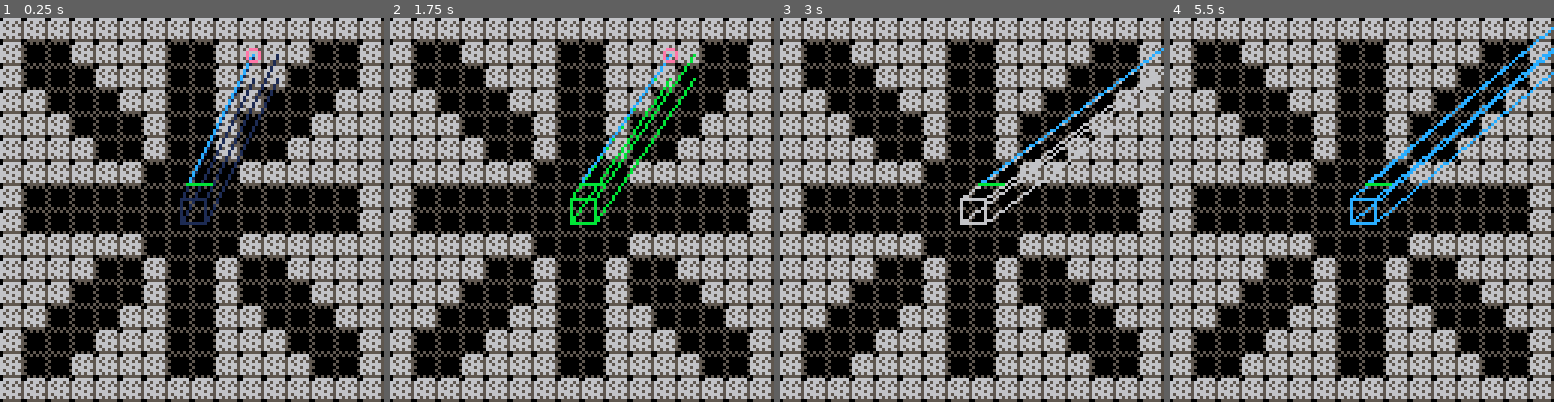
Above: before the commit, frames 1-4 (left to right).
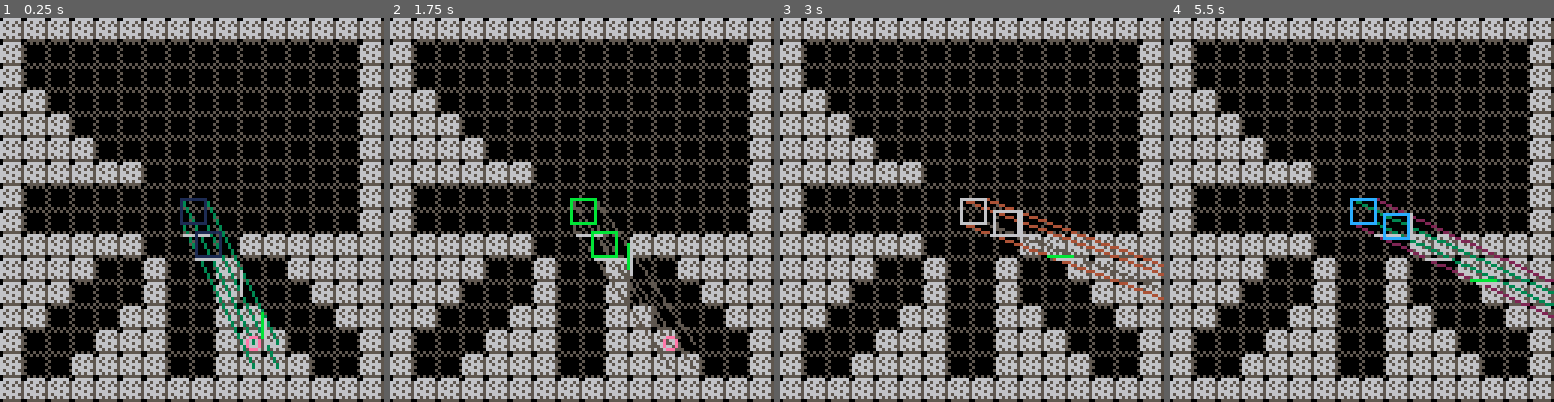
Above: after the commit, the same moments.

Repository: Cryowatt/Picowatt
Game: PICO-8 cartridge game.p8
Two runs of this game, one before a commit and one after it. Both use one fixed random seed, a clock stepped at 60 frames per second and the inputs below.
Inputs:
- Up to frame 1 (0.25 s): no input
- Up to frame 2 (1.75 s): tap X (X key) at 0.33, 1.07 s; tap O (Z key) at 0.7, 1.7 s; hold Right from 1.6 s (still down)
- Up to frame 3 (3 s): tap X (X key) at 1.85, 2.97 s; release Right at 2.1 s; tap O (Z key) at 2.1, 2.5, 2.9 s; hold Up 2.15-2.42 s; hold Right from 2.47 s (still down)
- Up to frame 4 (5.5 s): release Right at 3.03 s; hold Left 3.08-3.58 s; tap O (Z key) every 0.4 s from 3.3 to 5.3 s; hold Down 3.63-3.97 s; hold Right 4.02-4.68 s; tap X (X key) at 4.08, 5.2 s; hold Up 4.73-5.03 s; hold Left from 5.08 s (still down)

The runs differ from the first frame. In frame 1, 14% of the frame differs, in the area x 18-94%, y 6-92%; in frame 2, 13%; in frame 3, 14%; in frame 4, 15%, in the area x 18-100%, y 2-79%.

Commit message:
Raycasting good

Diff:
--- a/game.p8
+++ b/game.p8
@@ -175,12 +175,12 @@
 0000000000000000000000000000000000000000000000000000000000000000000000000000000000000000000000000000000000000000000000000000000000000000000000000000000000000000000000000000000000000000000000000000000000000000000000000000000000000000000000000000000000000000
 __map__
 0101010101010101010101010101010100000000000000000000000000000000000000000000000000000000000000000000000000000000000000000000000000000000000000000000000000000000000000000000000000000000000000000000000000000000000000000000000000000000000000000000000000000000
-0103030101010103030101010103030100000000000000000000000000000000000000000000000000000000000000000000000000000000000000000000000000000000000000000000000000000000000000000000000000000000000000000000000000000000000000000000000000000000000000000000000000000000
-0103030301010103030101010303030100000000000000000000000000000000000000000000000000000000000000000000000000000000000000000000000000000000000000000000000000000000000000000000000000000000000000000000000000000000000000000000000000000000000000000000000000000000
-0101030303010103030101030303010100000000000000000000000000000000000000000000000000000000000000000000000000000000000000000000000000000000000000000000000000000000000000000000000000000000000000000000000000000000000000000000000000000000000000000000000000000000
-0101010303030103030103030301010100000000000000000000000000000000000000000000000000000000000000000000000000000000000000000000000000000000000000000000000000000000000000000000000000000000000000000000000000000000000000000000000000000000000000000000000000000000
-0101010103030103030103030101010100000000000000000000000000000000000000000000000000000000000000000000000000000000000000000000000000000000000000000000000000000000000000000000000000000000000000000000000000000000000000000000000000000000000000000000000000000000
-0101010101010303030301010101010100000000000000000000000000000000000000000000000000000000000000000000000000000000000000000000000000000000000000000000000000000000000000000000000000000000000000000000000000000000000000000000000000000000000000000000000000000000
+0103030303030303030303030303030100000000000000000000000000000000000000000000000000000000000000000000000000000000000000000000000000000000000000000000000000000000000000000000000000000000000000000000000000000000000000000000000000000000000000000000000000000000
+0103030303030303030303030303030100000000000000000000000000000000000000000000000000000000000000000000000000000000000000000000000000000000000000000000000000000000000000000000000000000000000000000000000000000000000000000000000000000000000000000000000000000000
+0101030303030303030303030303030100000000000000000000000000000000000000000000000000000000000000000000000000000000000000000000000000000000000000000000000000000000000000000000000000000000000000000000000000000000000000000000000000000000000000000000000000000000
+0101010303030303030303030303030100000000000000000000000000000000000000000000000000000000000000000000000000000000000000000000000000000000000000000000000000000000000000000000000000000000000000000000000000000000000000000000000000000000000000000000000000000000
+0101010103030303030303030303030100000000000000000000000000000000000000000000000000000000000000000000000000000000000000000000000000000000000000000000000000000000000000000000000000000000000000000000000000000000000000000000000000000000000000000000000000000000
+0101010101010303030303030303030100000000000000000000000000000000000000000000000000000000000000000000000000000000000000000000000000000000000000000000000000000000000000000000000000000000000000000000000000000000000000000000000000000000000000000000000000000000
 0103030303030303030303030303030100000000000000000000000000000000000000000000000000000000000000000000000000000000000000000000000000000000000000000000000000000000000000000000000000000000000000000000000000000000000000000000000000000000000000000000000000000000
 0103030303030303030303030303030100000000000000000000000000000000000000000000000000000000000000000000000000000000000000000000000000000000000000000000000000000000000000000000000000000000000000000000000000000000000000000000000000000000000000000000000000000000
 0101010101010303030301010101010100000000000000000000000000000000000000000000000000000000000000000000000000000000000000000000000000000000000000000000000000000000000000000000000000000000000000000000000000000000000000000000000000000000000000000000000000000000
--- a/player.lua
+++ b/player.lua
@@ -43,7 +43,7 @@
 			x = 60,
 			y = 60,
 			dx = 24,
-			dy = -48,
+			dy = 48,
 			a_go = 1.0,
 			a_stop = 0.5,
 			xv_max = 5,
@@ -79,79 +79,118 @@
 end
 
 function movequad(v, size)
-	printh(size.x)
 	rect(v.point.x, v.point.y, v.point.x + size.x, v.point.y + size.y, time() * 60)
-	local h_hit
-	local v_hit
 	local angle = v:angle()
+	local best_hit = vector.new(v.point + v.magnitude, point.new(0, 0))
+	local best_distance = v.magnitude:length()
+
+	printh("dir:" .. tostr(v.magnitude) .. "|" .. v.magnitude:length())
+	-- local best_v = point:new
+	-- local best_len = v.magnitude:length()
+
+	-- local function cast(ray)
+	-- 	local d = (ray.point - v.point):length()
+	-- 	local hit = castbeam(ray, point.new(size.x, 0), d, v.magnitude:length())
+	-- 	if hit ~= nil then
+	-- 		local hit_direction = hit - v.point
+	-- 		local hit_v = vector.new(
+	-- 			hit,
+	-- 			point.new(v.magnitude.x - hit_direction.x, 0)
+	-- 		)
+
+	-- 		if hit_direction:length() > best_hit.magnitude:length() then
+	-- 			best_hit = hit_v
+	-- 		end
+	-- 	end
+	-- end
+
 	--Check Horizontal Lines
 	if angle ~= 0.0 and angle ~= 0.5 then
 		local atan = -1 / (sin(angle) / cos(angle))
+		local ray
 
 		if angle < 0.5 then
 			-- up
 			local ry = truncate(v.point.y, 3) - 1
 			local yo = -8
-			local ray = vector.new(
+			ray = vector.new(
 				point.new((v.point.y - ry) * atan + v.point.x, ry),
 				point.new(-yo * atan, yo)
 			)
-
-			-- rect(ray.point.x, ray.point.y, ray.point.x + size.x, ray.point.y + size.y, 6)
-			local fk = v.magnitude - (ray.point - v.point)
-			line(ray.point.x, ray.point.y, ray.point.x + fk.x, ray.point.y + fk.y, 12)
-			local d = (ray.point - v.point):length()
-			h_hit = castbeam(ray, point.new(size.x, 0), d, v.magnitude:length() - d)
 		elseif angle > 0.5 then
 			-- down
-			local ry = truncate(v.point.y + size.y, 3) + 8
+			local ry = truncate(v.point.y + size.y, 3)
 			local yo = 8
-			local ray = vector.new(
+			ray = vector.new(
 				point.new((v.point.y + size.y - ry) * atan + v.point.x, ry),
 				point.new(-yo * atan, yo)
 			)
-
-			-- rect(ray.point.x, ray.point.y, ray.point.x + size.x, ray.point.y + size.y, 6)
-			local fk = v.magnitude - (ray.point - v.point)
-			-- line(ray.point.x, ray.point.y, ray.point.x + fk.x, ray.point.y + fk.y, 12)
-			-- h_hit = castbeam(ray, point.new(size.x, 0), (v.magnitude - (ray.point - v.point)):length())
+		end
+
+		local d = (ray.point - v.point):length()
+		local hit = castbeam(ray, point.new(size.x, 0), d, v.magnitude:length())
+		if hit ~= nil then
+			if v.magnitude.y >= 0 then
+				hit.y -= size.y
+			end
+			local hit_direction = hit - v.point
+			local hit_v = vector.new(
+				hit,
+				point.new(v.magnitude.x - hit_direction.x, 0)
+			)
+			printh("hdir:" .. tostr(hit_v.point) .. "|" .. hit_v.magnitude:length())
+
+			if hit_direction:length() < best_distance then
+				best_hit = hit_v
+				best_distance = (hit - v.point):length()
+			end
 		end
 	end
 
 	--Check Vertical Lines
 	if angle ~= 0.25 and angle ~= 0.75 then
 		local ntan = -sin(angle) / cos(angle)
+		local ray
 
 		if 0.25 < angle and angle < 0.75 then
 			-- left
-			printh("v-left")
 			local rx = truncate(v.point.x, 3) - 1
 			local xo = -8
-			local ray = vector.new(
+			ray = vector.new(
 				point.new(rx, (v.point.x - rx) * ntan + v.point.y),
 				point.new(xo, -xo * ntan)
 			)
-
-			-- rect(v.point.x + size.x, ray.point.y, ray.point.x, ray.point.y + size.y, 6)
-			local fk = v.magnitude - (ray.point - v.point)
-			-- line(ray.point.x, ray.point.y, ray.point.x + fk.x, ray.point.y + fk.y, 12)
-			-- v_hit = castbeam(ray, point.new(0, size.y), (v.magnitude - (ray.point - v.point)):length())
 		elseif angle < 0.25 or angle > 0.75 then
 			-- right
-			printh("v-right")
 			local rx = truncate(v.point.x + size.x, 3) + 8
 			local xo = 8
-			local ray = vector.new(
+			ray = vector.new(
 				point.new(rx, (v.point.x + size.x - rx) * ntan + v.point.y),
 				point.new(xo, -xo * ntan)
 			)
-
-			-- rect(v.point.x + size.x, ray.point.y, ray.point.x, ray.point.y + size.y, 6)
-			local fk = v.magnitude - (ray.point - v.point)
-			-- line(ray.point.x, ray.point.y, ray.point.x + fk.x, ray.point.y + fk.y, 12)
-			-- v_hit = castbeam(ray, point.new(0, size.y), (v.magnitude - (ray.point - v.point)):length())
-		end
-	end
+		end
+
+		local d = (ray.point - v.point):length()
+		local hit = castbeam(ray, point.new(0, size.y), d, v.magnitude:length())
+		if hit ~= nil then
+			if v.magnitude.x >= 0 then
+				hit.x -= size.x
+			end
+			local hit_direction = hit - v.point
+			local hit_v = vector.new(
+				hit,
+				point.new(0, v.magnitude.y - hit_direction.y)
+			)
+			printh("vdir:" .. tostr(hit_v.point) .. "|" .. hit_v.magnitude:length())
+
+			if hit_direction:length() < best_distance then
+				best_hit = hit_v
+				best_distance = (hit - v.point):length()
+			end
+		end
+	end
+
+	return best_hit
 end
 
 function notsolid(p)
@@ -159,21 +198,19 @@
 end
 
 function castbeam(v, size, d, max_d)
-	line(v.point.x, v.point.y, v.point.x + size.x, v.point.y + size.y, 6)
-	-- local d = 0
+	-- line(v.point.x, v.point.y, v.point.x + size.x, v.point.y + size.y, 6)
 	for i = d, max_d, v.magnitude:length() do
-		-- while d < max_d do
-		local next = v.point + v.magnitude
-		-- d += v.magnitude:length()
-
-		if notsolid(next) and notsolid(next + size) then
-			v.point = next
+		if notsolid(v.point) and notsolid(v.point + size) then
+			v.point += v.magnitude
 			line(v.point.x, v.point.y, v.point.x + size.x, v.point.y + size.y, 6)
-		end
-	end
-
-	line(v.point.x, v.point.y, v.point.x + size.x, v.point.y + size.y, 11)
-	return v.point
+		else
+			-- Do wall backoff here
+			v.point.x -= v.magnitude.x / 8
+			v.point.y -= v.magnitude.y / 8
+			line(v.point.x, v.point.y, v.point.x + size.x, v.point.y + size.y, 11)
+			return v.point
+		end
+	end
 end
 
 function raycast(v)
@@ -308,12 +345,13 @@
 	local p = point.new(self.x, self.y)
 	local v = point.new(self.dx, self.dy)
 
-	line(p.x, p.y, (p + v).x, (p + v).y, time() * 60)
-	line(p.x, p.y + self.height, (p + v).x, (p + v).y + self.height, time() * 60)
-	line(p.x + self.width, p.y, (p + v).x + self.width, (p + v).y, time() * 60)
-	line(p.x + self.width, p.y + self.height, (p + v).x + self.width, (p + v).y + self.height, time() * 60)
-
-	movequad(vector.new(p, v), point.new(self.width, self.height))
+	line(p.x, p.y, (p + v).x, (p + v).y, time() * 12.1)
+	line(p.x, p.y + self.height, (p + v).x, (p + v).y + self.height, time() * 11.9)
+	line(p.x + self.width, p.y, (p + v).x + self.width, (p + v).y, time() * 12)
+	line(p.x + self.width, p.y + self.height, (p + v).x + self.width, (p + v).y + self.height, time() * 12.2)
+
+	local ep = movequad(vector.new(p, v), point.new(self.width, self.height))
+	rect(ep.point.x, ep.point.y, ep.point.x + self.width, ep.point.y + self.height, time() * 60)
 
 	-- Debug abort
 	if true then return end
